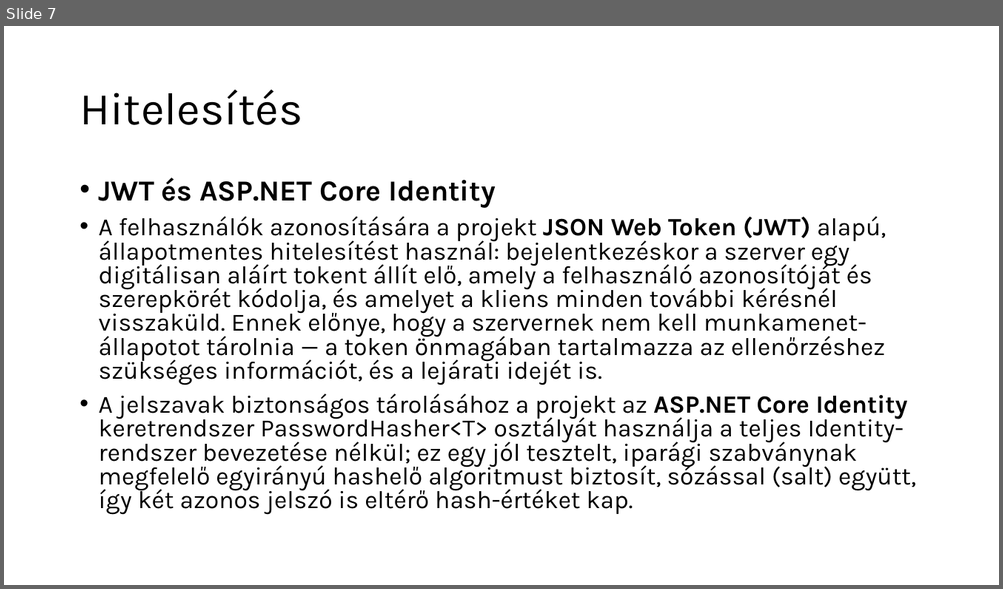
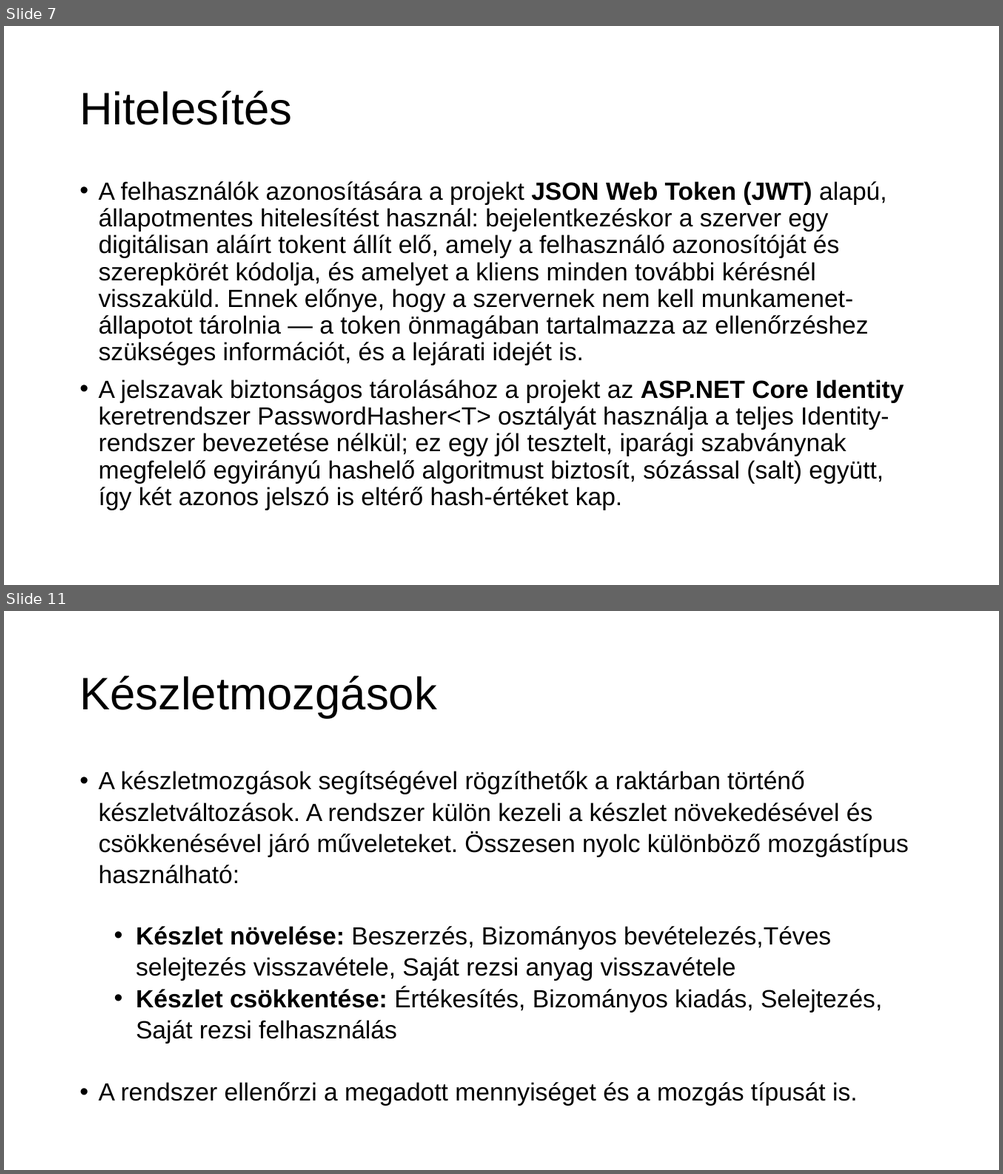
Before and after one commit to Vividia47/raktar, a slide deck: Documentation/exam.pptx. Shown one above the other, each under a label of ours: slide 7 before the commit, slides 7 and 11 after it; the slides between them are not shown. The pictures are 1003x589 and 1003x1174 pixels, drawn with LibreOffice and Linux fonts; fonts in the diff are those of the drawing; background and template pictures are left out. Boxes give left, top, right and bottom in pixels: in the first picture for what was removed or moved away, otherwise in the second. Text is boxed around its words. In the diff, an @@ line names an element or a change of style, - is before the commit and + after.

```diff
--- a/Documentation/exam.pptx
+++ b/Documentation/exam.pptx
@@ slide 11 added at (4,611,999,1170), background picture (left out) @@
@@ title added at (79,675,437,718), 44 pt, text #000000 @@
+Készletmozgások
@@ text added at (99,771,908,1106), 24 pt, text #000000 @@
+• A készletmozgások segítségével rögzíthetők a raktárban történő készletváltozások. A rendszer külön kezeli a készlet növekedésével és csökkenésével járó műveleteket. Összesen nyolc különböző mozgástípus használható:
+  • Készlet növelése: Beszerzés, Bizományos bevételezés,Téves selejtezés visszavétele, Saját rezsi anyag visszavétele
+  • Készlet csökkentése: Értékesítés, Bizományos kiadás, Selejtezés, Saját rezsi felhasználás
+• A rendszer ellenőrzi a megadott mennyiséget és a mozgás típusát is.
@@ slide 7 changed as well @@
@@ title "Hitelesítés" at (79,90,292,125): font Karla to Arial @@
@@ text "A felhasználók azonosítására a projekt ..." at (99,181,903,511): font Karla to Arial; line spacing 0.8 to 0.9 @@
@@ text at (99,178,495,208): paragraph removed @@
-• JWT és ASP.NET Core Identity
```
Also in this commit, not shown: 6 other slides changed, 9 other slides added.
